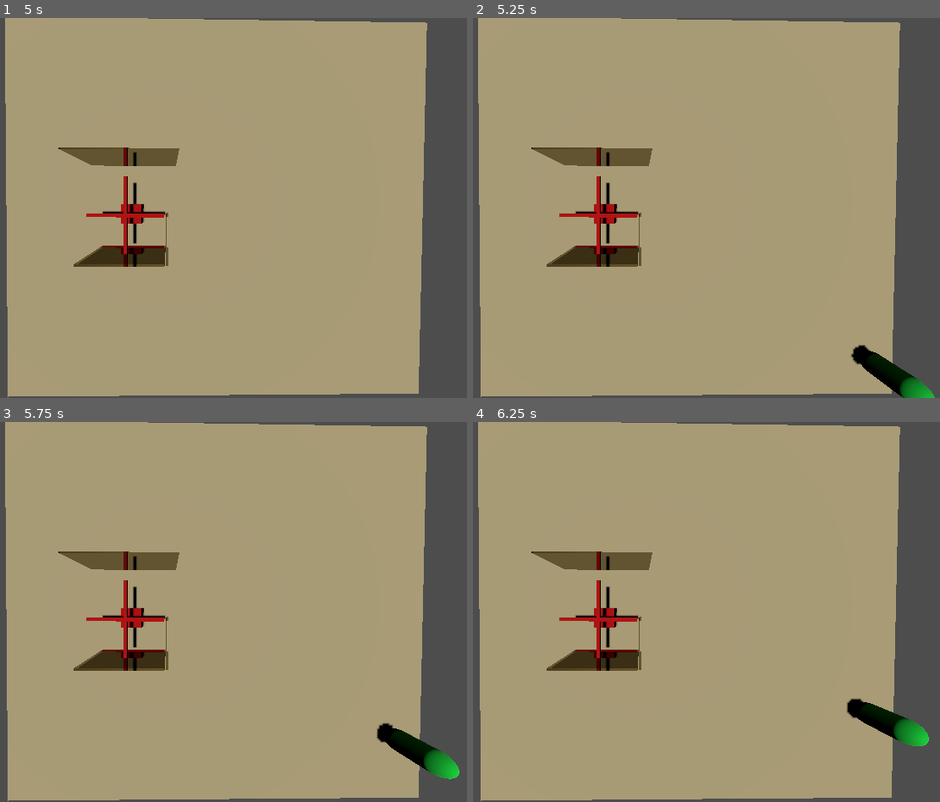
Above: before the commit, frames 1-4 (two rows, left to right).
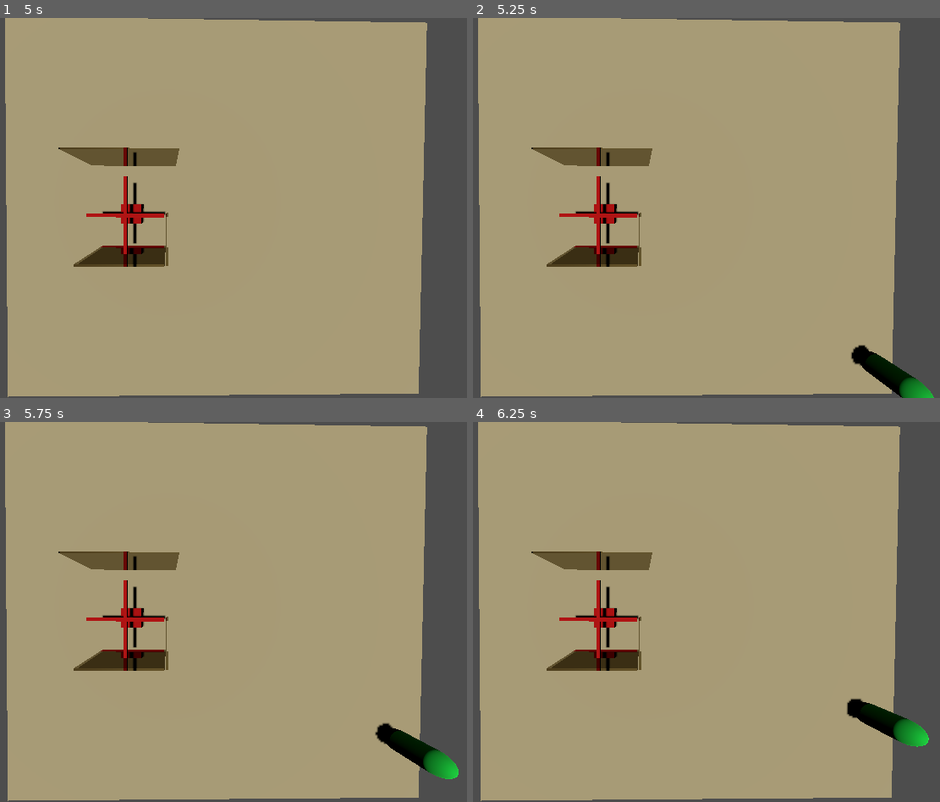
Above: after the commit, the same moments.

Repository: Aledrao/smartQueue
Game: Godot game, scene res://scenes/scene_test.tscn
The game is run twice, just before and just after one commit, with the same random seed, the same clock (stepped at 60 frames per second) and the same inputs.
Inputs:
- Up to frame 1 (5 s): tap Enter at 0.5, 2, 3.5 s; tap Space at 1.25, 2.75, 4.25 s
- Up to frame 2 (5.25 s): no input
- Up to frame 3 (5.75 s): no input
- Up to frame 4 (6.25 s): no input

Frame 1 is identical in both runs. In frame 2, less than 0.1% of the frame differs, in the area x 80-99%, y 87-100%; in frame 3, less than 0.1%, in the area x 80-99%, y 79-94%; in frame 4, less than 0.1%.

Commit message:
Exclusao de comentários não mais utilizado e iniciando a montar a inteligencia para formar a fila.

Diff:
--- a/scripts/catraca.gd
+++ b/scripts/catraca.gd
@@ -3,8 +3,6 @@
 func _on_passagem_area_entered(area: Area3D) -> void:
 	$AnimationPlayer.play("passar")
 	Caminhos.passandoCatraca = true
-	print("++++++++++++++++++++++++++++++")
 
 func _on_passagem_area_exited(area: Area3D) -> void:
 	Caminhos.passandoCatraca = false
-	print("---------------------------")
--- a/scripts/character.gd
+++ b/scripts/character.gd
@@ -15,10 +15,9 @@
 	Caminhos.arrayCatracasFuncionais[0] = true
 
 func _physics_process(delta: float) -> void:
-	if (Caminhos.passandoCatraca == true) and (changeTarget == 1):
+	if ((Caminhos.passandoCatraca == true) and (changeTarget == 1)) or posicaoAtualFila == 0:
 		navigation_agent.target_position = acessarFila()
-		verificarProximaPosicaoFila()
-
+		#verificarProximaPosicaoFila()
 	else:
 		navigation_agent.target_position = Caminhos.arrayCaminhosEntradaTelaTest[changeTarget]
 
@@ -34,18 +33,16 @@
 		changeTarget += 1
 
 func acessarFila() -> Vector3:
-	if(Caminhos.passandoCatraca == true and Caminhos.arrayocupaPosicoesFilaEntrada.has(false)):
-		print("VOLTA CATRACA")
-		Caminhos.passandoCatraca = false
-		return Caminhos.arrayPosicaoFilaEntradaTelaTeste[9]
-	else:
-		print("VOLTA FILA")
-		for i in 11:
-			if !Caminhos.arrayocupaPosicoesFilaEntrada[i]:
-				posicaoAtualFila = i
-				return Caminhos.arrayPosicaoFilaEntradaTelaTeste[i]
+	for i in 11:
+		if Caminhos.arrayocupaPosicoesFilaEntrada[i] == false and posicaoAtualFila == 0:
+			posicaoAtualFila = i + 1
+			print("POSIÇÃO NA FILA: ", posicaoAtualFila)
+			Caminhos.arrayocupaPosicoesFilaEntrada[i] == true
+			return Caminhos.arrayPosicaoFilaEntradaTelaTeste[i]
+		else:
+			return Caminhos.arrayPosicaoFilaEntradaTelaTeste[posicaoAtualFila - 1]
 
-		return Caminhos.arrayPosicaoFilaEntradaTelaTeste[9]
+	return Caminhos.arrayPosicaoFilaEntradaTelaTeste[9]
 
 func verificarProximaPosicaoFila() -> void:
 	if posicaoAtualFila == 1:
--- a/scripts/scene_test.gd
+++ b/scripts/scene_test.gd
@@ -29,6 +29,7 @@
 
 func _on_posicao_1_body_entered(body: Node3D) -> void:
 	Caminhos.arrayocupaPosicoesFilaEntrada[0] = true
+	Caminhos.ativarFilaEntrada = true
 
 func _on_posicao_1_body_exited(body: Node3D) -> void:
 	Caminhos.arrayocupaPosicoesFilaEntrada[0] = false
